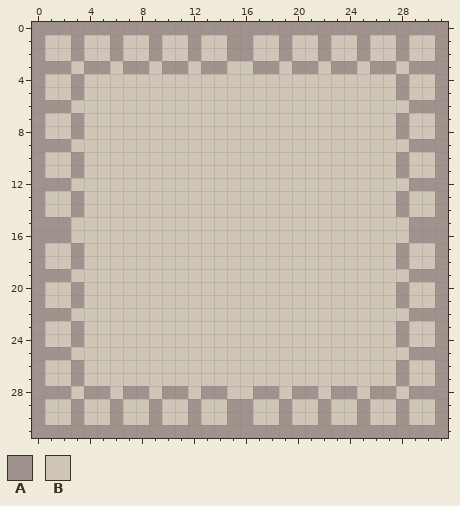
Pixel-art file, stored at Assets/Art/Walls/StoneBG.aseprite. Above, as it was before the edit.
32x32 pixels, 1 frame.
Palette (. is transparent): A #a0938e  B #cfc6b8
Pixels before, first column x 0:
 0 AAAAAAAAAAAAAAAAAAAAAAAAAAAAAAAA
 1 ABBABBABBABBABBAABBABBABBABBABBA
 2 ABBABBABBABBABBAABBABBABBABBABBA
 3 AAABAABAABAABAABBAABAABAABAABAAA
 4 ABBABBBBBBBBBBBBBBBBBBBBBBBBABBA
 5 ABBABBBBBBBBBBBBBBBBBBBBBBBBABBA
 6 AAABBBBBBBBBBBBBBBBBBBBBBBBBBAAA
 7 ABBABBBBBBBBBBBBBBBBBBBBBBBBABBA
 8 ABBABBBBBBBBBBBBBBBBBBBBBBBBABBA
 9 AAABBBBBBBBBBBBBBBBBBBBBBBBBBAAA
10 ABBABBBBBBBBBBBBBBBBBBBBBBBBABBA
11 ABBABBBBBBBBBBBBBBBBBBBBBBBBABBA
12 AAABBBBBBBBBBBBBBBBBBBBBBBBBBAAA
13 ABBABBBBBBBBBBBBBBBBBBBBBBBBABBA
14 ABBABBBBBBBBBBBBBBBBBBBBBBBBABBA
15 AAABBBBBBBBBBBBBBBBBBBBBBBBBBAAA
16 AAABBBBBBBBBBBBBBBBBBBBBBBBBBAAA
17 ABBABBBBBBBBBBBBBBBBBBBBBBBBABBA
18 ABBABBBBBBBBBBBBBBBBBBBBBBBBABBA
19 AAABBBBBBBBBBBBBBBBBBBBBBBBBBAAA
20 ABBABBBBBBBBBBBBBBBBBBBBBBBBABBA
21 ABBABBBBBBBBBBBBBBBBBBBBBBBBABBA
22 AAABBBBBBBBBBBBBBBBBBBBBBBBBBAAA
23 ABBABBBBBBBBBBBBBBBBBBBBBBBBABBA
24 ABBABBBBBBBBBBBBBBBBBBBBBBBBABBA
25 AAABBBBBBBBBBBBBBBBBBBBBBBBBBAAA
26 ABBABBBBBBBBBBBBBBBBBBBBBBBBABBA
27 ABBABBBBBBBBBBBBBBBBBBBBBBBBABBA
28 AAABAABAABAABAABBAABAABAABAABAAA
29 ABBABBABBABBABBAABBABBABBABBABBA
30 ABBABBABBABBABBAABBABBABBABBABBA
31 AAAAAAAAAAAAAAAAAAAAAAAAAAAAAAAA
Now the later version:
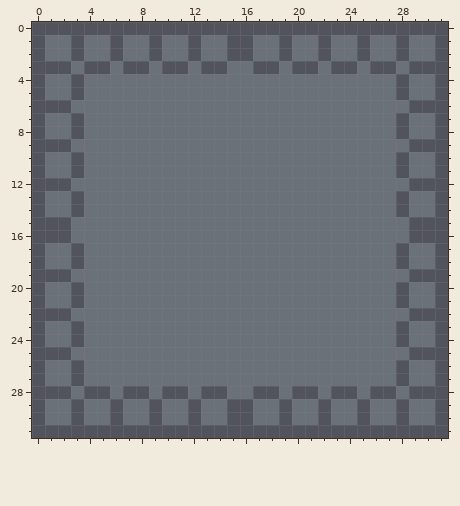
What changed:
Colour A changes from #a0938e to #51545c.
Colour B changes from #cfc6b8 to #6b7179.
